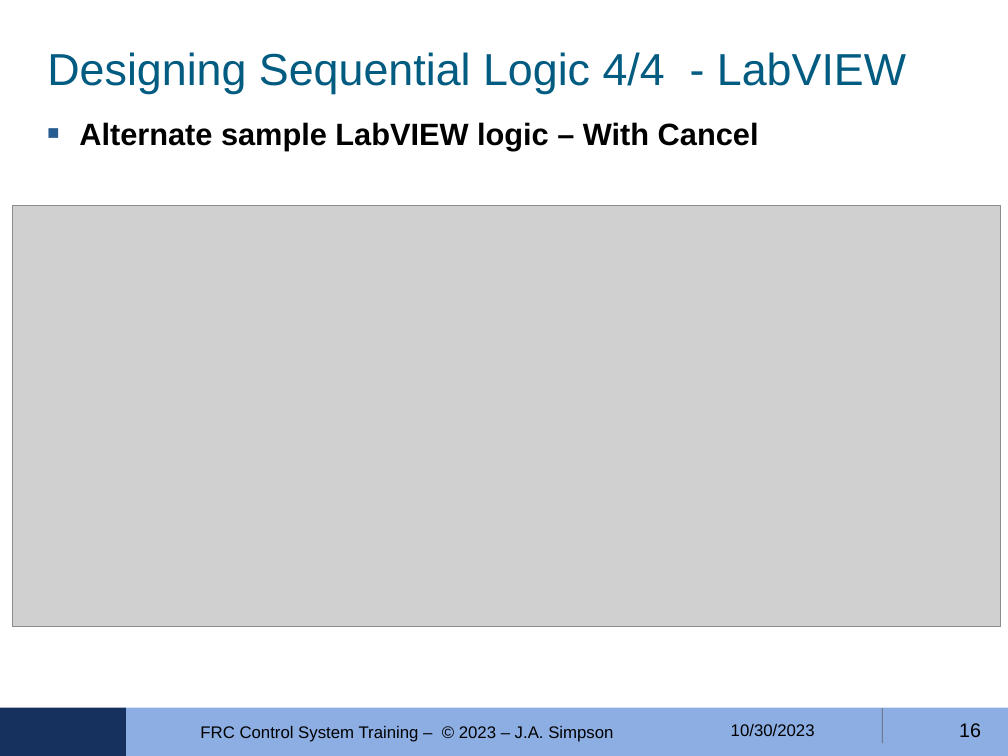
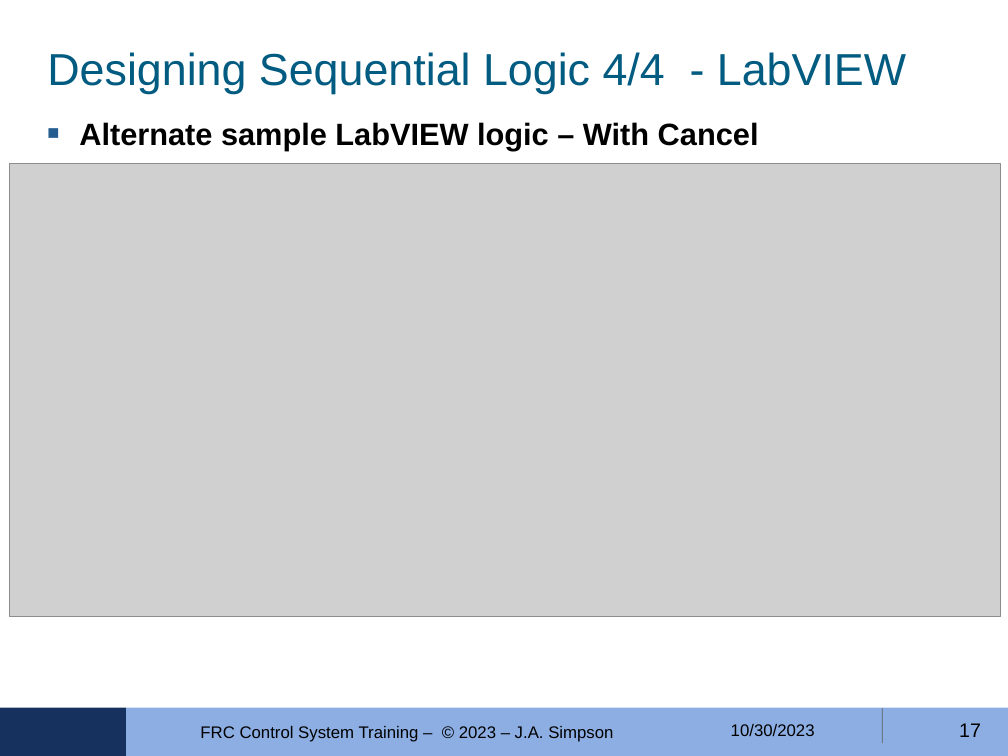
Before and after one commit to FRobotics/2023-RobotCode, a slide deck: slide 17 of Training/ControlLogic-05/FRC-4150-Ctrls-Training-MODULE-05--2023-10-30.odp (slide 16 before the commit). Drawn at 1008x756 pixels with LibreOffice and Linux fonts; fonts in the diff are those of the drawing; grey boxes stand for pictures; background and template pictures are left out. Boxes give left, top, right and bottom in pixels: in the first picture for what was removed or moved away, otherwise in the second. Text is boxed around its words. In the diff, an @@ line names an element or a change of style, - is before the commit and + after.

```diff
--- a/Training/ControlLogic-05/FRC-4150-Ctrls-Training-MODULE-05--2023-10-30.odp
+++ b/Training/ControlLogic-05/FRC-4150-Ctrls-Training-MODULE-05--2023-10-30.odp
@@ picture: place and size @@
-picture at <box>12,206,1000,627</box>
+picture at <box>9,164,1000,617</box>
@@ page number at <box>959,723,981,737</box>: text changed @@
-16
+17
```
Also in this commit, not shown: 2 other slides changed, 1 slide added, 12 other files.
